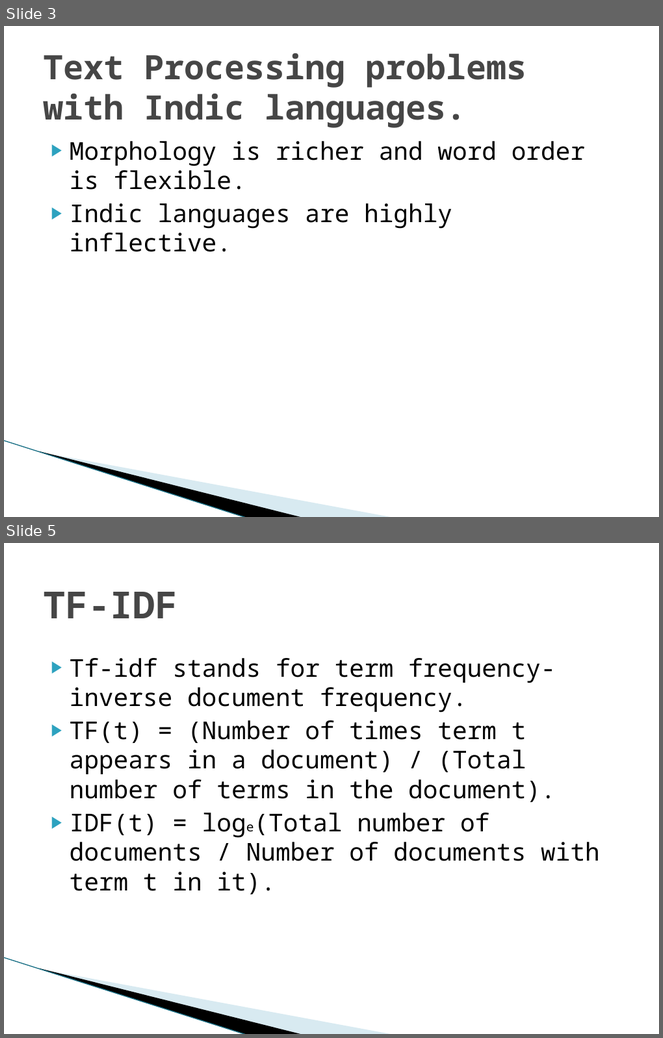
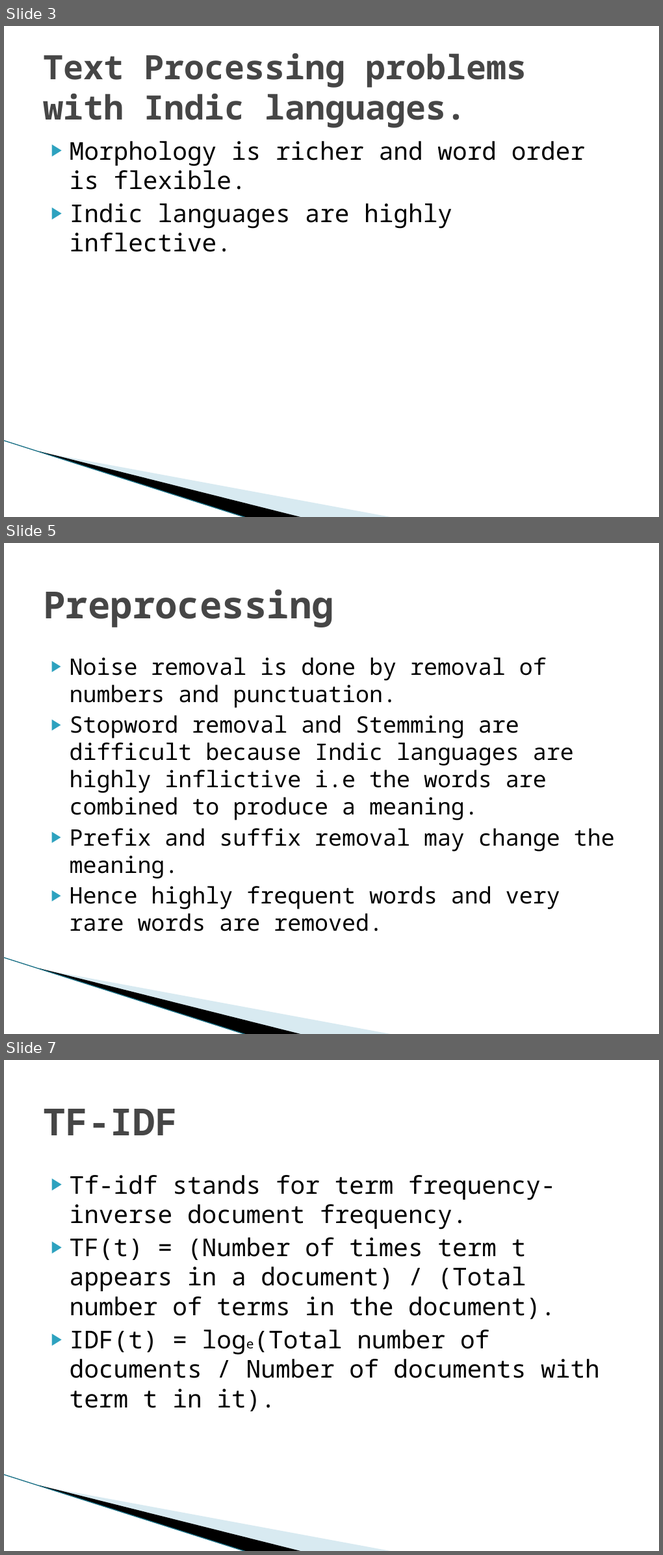
Before and after one commit to Ray784/mini_project, a slide deck: documentation/Project ppt.pptx. Shown one above the other, each under a label of ours: slides 3 and 5 before the commit, slides 3, 5 and 7 after it; the slides between them are not shown. The pictures are 663x1038 and 663x1555 pixels, drawn with LibreOffice and Linux fonts; fonts in the diff are those of the drawing; background and template pictures are left out. Boxes give left, top, right and bottom in pixels: in the first picture for what was removed or moved away, otherwise in the second. Text is boxed around its words. In the diff, an @@ line names an element or a change of style, - is before the commit and + after.

```diff
--- a/documentation/Project ppt.pptx
+++ b/documentation/Project ppt.pptx
@@ slide 5 added at [4, 543, 659, 1034], background #FFFFFF; not listed: 3 template elements that a slide beside it also shows @@
@@ title added at [43, 589, 334, 627], 41 pt, text #464646, bold @@
+Preprocessing
@@ text added at [70, 657, 615, 932], 25 pt, text #000000 @@
+▶ Noise removal is done by removal of numbers and punctuation.
+▶ Stopword removal and Stemming are difficult because Indic languages are highly inflictive i.e the words are combined to produce a meaning.
+▶ Prefix and suffix removal may change the meaning.
+▶ Hence highly frequent words and very rare words are removed.
@@ what was slide 5 is now slide 7 @@
```
Also in this commit, not shown: 2 slides changed, 2 other slides added.
